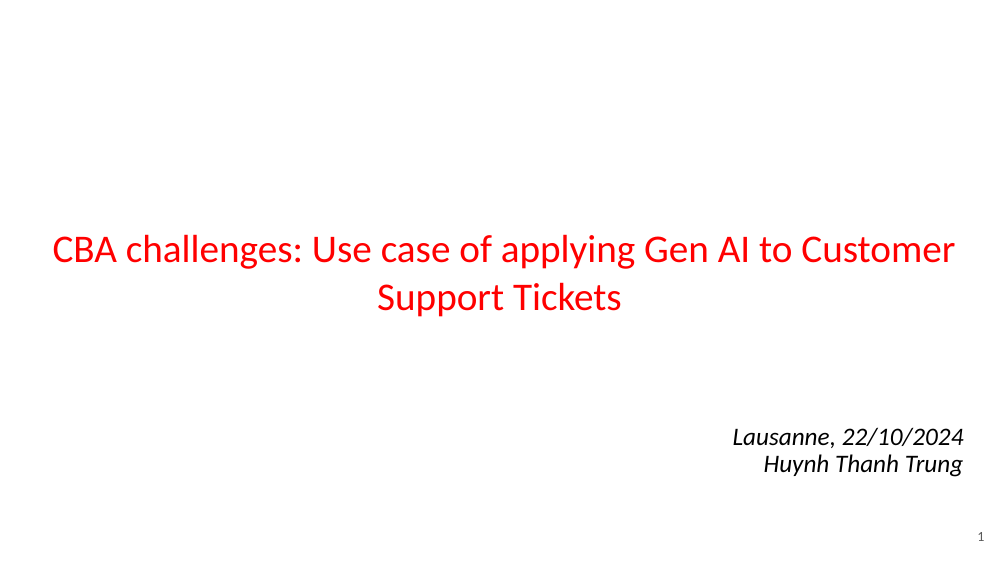
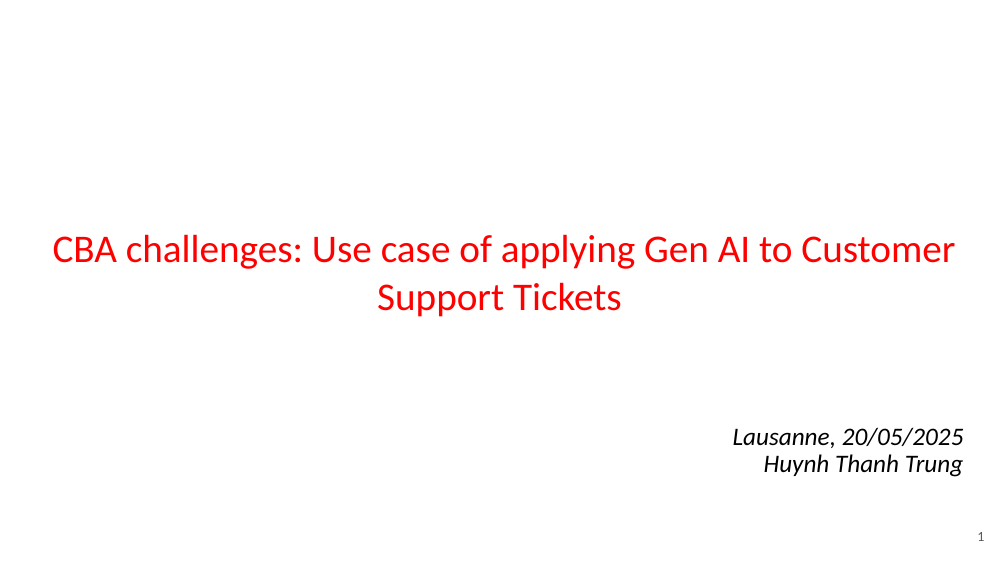
Before and after one commit to thanhtrunghuynh93/CBA_challenge, a slide deck: slide 1 of CBA_challenge.pptx. Drawn at 1008x567 pixels with LibreOffice and Linux fonts; fonts in the diff are those of the drawing. Boxes give left, top, right and bottom in pixels: in the first picture for what was removed or moved away, otherwise in the second. Text is boxed around its words. In the diff, an @@ line names an element or a change of style, - is before the commit and + after.

Commit message:
add slides

```diff
--- a/CBA_challenge.pptx
+++ b/CBA_challenge.pptx
@@ subtitle at box(733, 427, 964, 448): text changed @@
-Lausanne, 22/10/2024
+Lausanne, 20/05/2025
```
Also in this commit, not shown: 1 other file.
